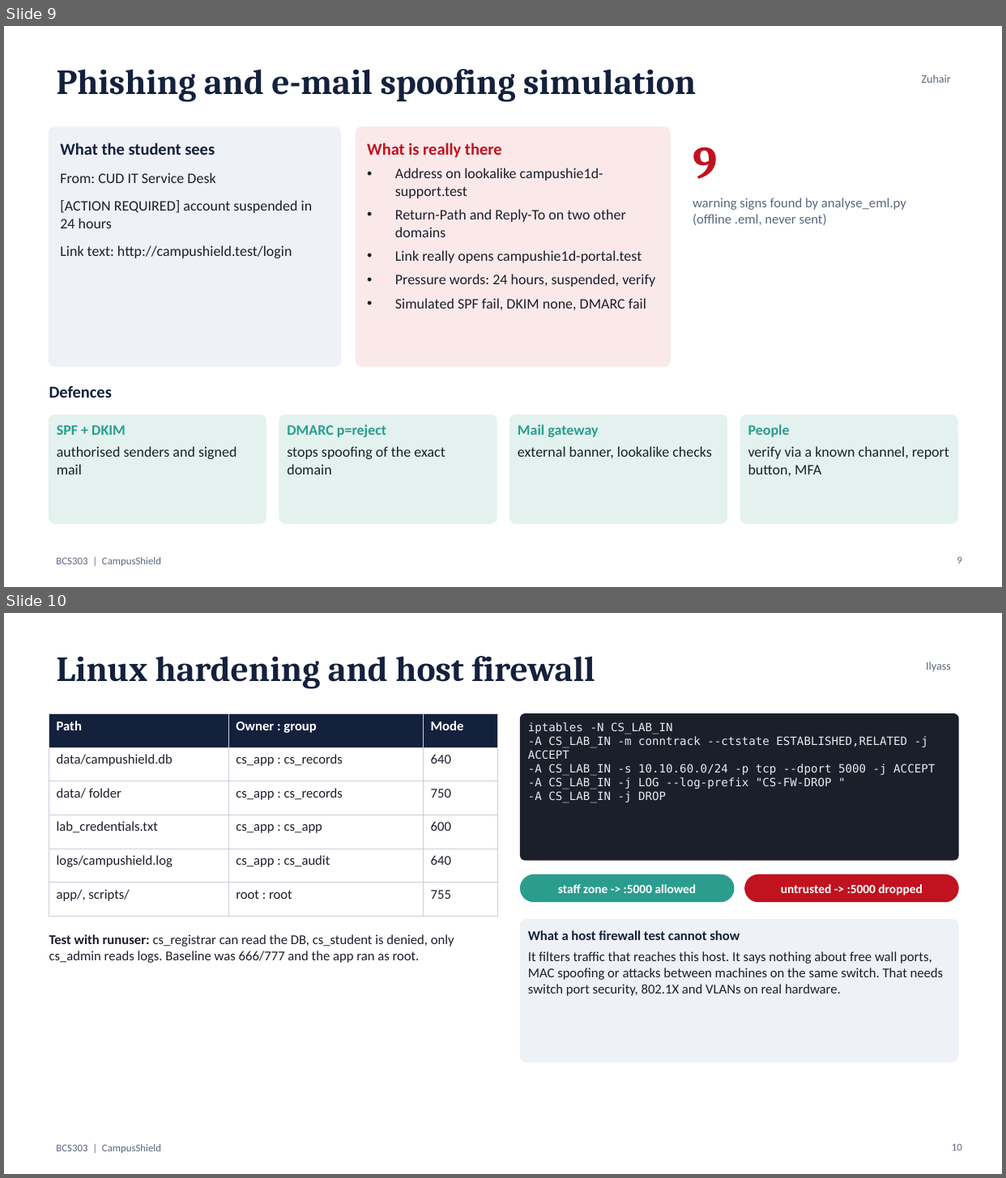
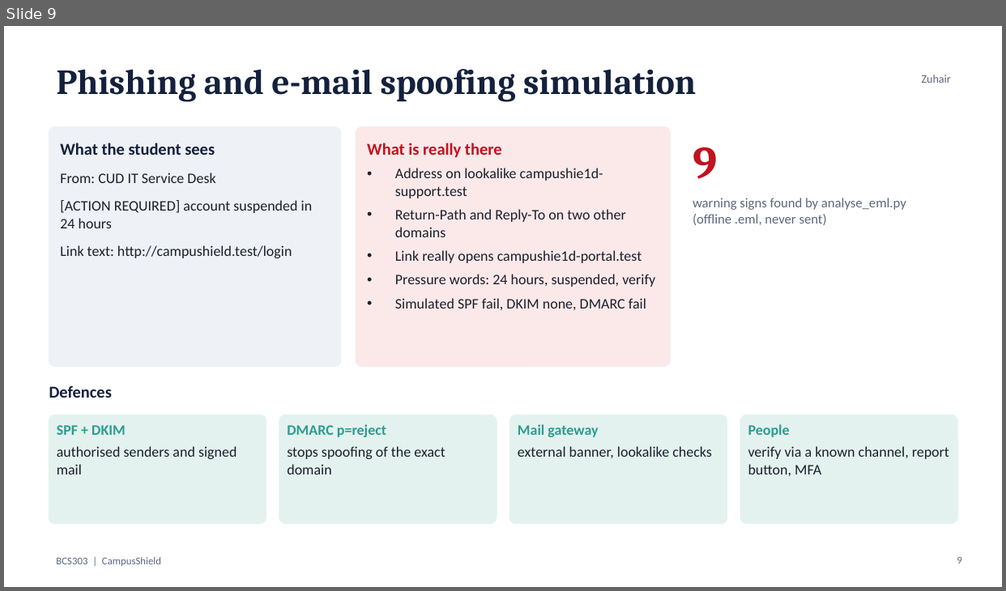
Before and after one commit to zuhairhalawa/BCS303-CampusShield, a slide deck: presentation/CampusShield_Presentation.pptx. Shown one above the other, each under a label of ours: slides 9 and 10 before the commit, slide 9 after it. The pictures are 1006x1178 and 1006x591 pixels, drawn with LibreOffice and Linux fonts; fonts in the diff are those of the drawing. Boxes give left, top, right and bottom in pixels: in the first picture for what was removed or moved away, otherwise in the second. Text is boxed around its words. In the diff, an @@ line names an element or a change of style, - is before the commit and + after.

Commit message:
Update report and slides with the real Kali results
Report: lab environment and isolation (internal Docker network, VM settings), real
attack-surface table, Nmap before/after comparison, permission and firewall findings,
TLS 1.3 vs readable HTTP capture, Kali monitoring alert, scorecard and conclusion.
No PENDING sections remain (41 pages). Slides 5, 10 and 11 show the Kali output with
large-font renders; diagrams no longer describe a VM run. Checklist and handover updated.

```diff
--- a/presentation/CampusShield_Presentation.pptx
+++ b/presentation/CampusShield_Presentation.pptx
@@ slide 10 removed at (4,613,1002,1174), background #FFFFFF; not listed: 1 template element that a slide beside it also shows @@
@@ title removed at (57,656,594,689) @@
-Linux hardening and host firewall
@@ text removed at (926,662,951,671) @@
-Ilyass
@@ table removed at (49,714,498,905), 6 rows, 3 columns @@
-Path | Owner : group | Mode
-data/campushield.db | cs_app : cs_records | 640
-data/ folder | cs_app : cs_records | 750
-lab_credentials.txt | cs_app : cs_app | 600
-logs/campushield.log | cs_app : cs_audit | 640
-app/, scripts/ | root : root | 755
@@ rounded rectangle removed at (521,714,958,860) @@
@@ text removed at (528,722,935,803) @@
-iptables -N CS_LAB_IN
--A CS_LAB_IN -m conntrack --ctstate ESTABLISHED,RELATED -j ACCEPT
--A CS_LAB_IN -s 10.10.60.0/24 -p tcp --dport 5000 -j ACCEPT
--A CS_LAB_IN -j LOG --log-prefix "CS-FW-DROP "
--A CS_LAB_IN -j DROP
@@ rounded rectangle removed at (521,875,734,902) @@
@@ rounded rectangle removed at (745,875,958,902) @@
@@ text removed at (558,884,697,893) @@
-staff zone -> :5000 allowed
@@ text removed at (781,884,922,896) @@
-untrusted -> :5000 dropped
@@ rounded rectangle removed at (521,920,958,1063) @@
@@ text removed at (49,935,454,963) @@
-Test with runuser: cs_registrar can read the DB, cs_student is denied, only cs_admin reads logs. Baseline was 666/777 and the app ran as root.
@@ text removed at (528,931,944,996) @@
-What a host firewall test cannot show
-It filters traffic that reaches this host. It says nothing about free wall ports, MAC spoofing or attacks between machines on the same switch. That needs switch port security, 802.1X and VLANs on real hardware.
@@ page number removed at (952,1144,962,1151) @@
-10
```
Also in this commit, not shown: 2 slides changed, 2 slides added, 1 other slide removed, 20 other files.
